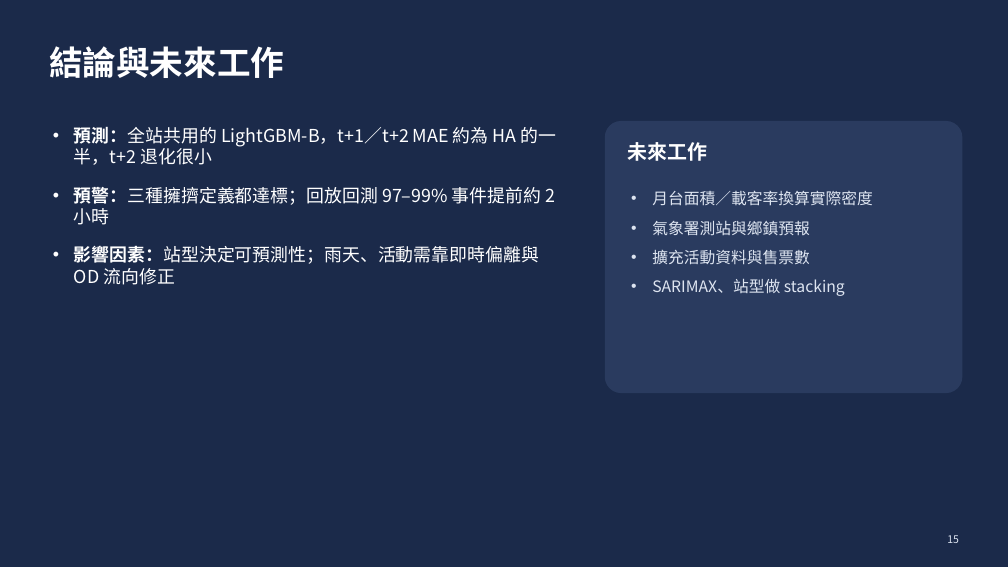
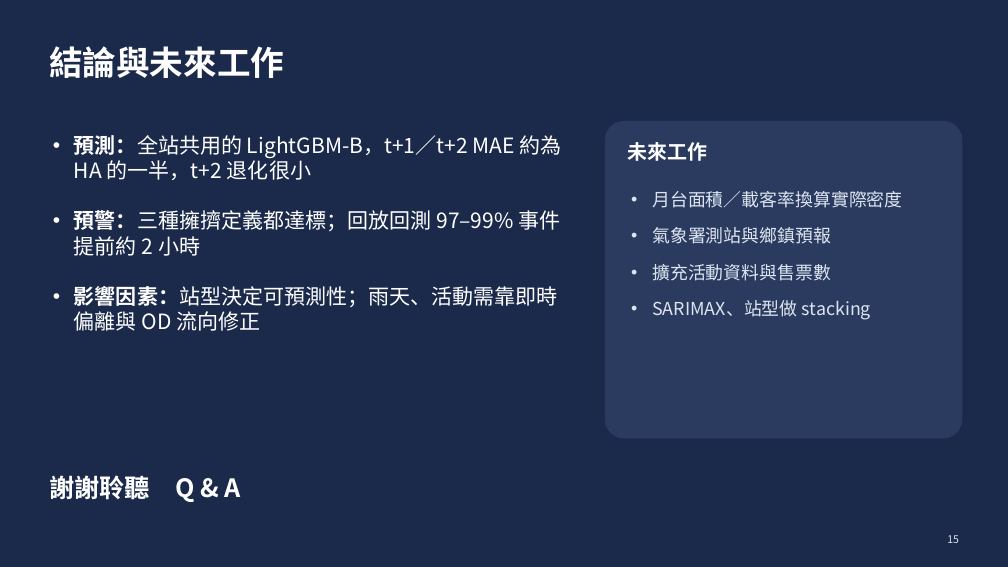
Before and after one commit to ChiJiun/taipei-mrt-crowd-forecast, a slide deck: slide 15 of report/slides.pptx. Drawn at 1008x567 pixels with LibreOffice and Linux fonts; fonts in the diff are those of the drawing. Boxes give left, top, right and bottom in pixels: in the first picture for what was removed or moved away, otherwise in the second. Text is boxed around its words. In the diff, an @@ line names an element or a change of style, - is before the commit and + after.

Commit message:
E: layout fixes - docx column widths and table page breaks; slide spacing, axis baseline, line breaks

```diff
--- a/report/slides.pptx
+++ b/report/slides.pptx
@@ text "預測：全站共用的 LightGBM-B，t+1／t+2 MAE 約為 HA ...": place and size @@
-text "預測：全站共用的 LightGBM-B，t+1／t+2 MAE 約為 HA ..." at box(74, 127, 557, 285)
+text "預測：全站共用的 LightGBM-B，t+1／t+2 MAE 約為 HA ..." at box(74, 135, 562, 331)
@@ text "預測：全站共用的 LightGBM-B，t+1／t+2 MAE 約為 HA ..." at box(74, 135, 562, 331): size 17 to 20 pt; more space between paragraphs @@
@@ rounded rectangle: place and size @@
-rounded rectangle at box(605, 121, 963, 393)
+rounded rectangle at box(605, 121, 963, 439)
@@ text "月台面積／載客率換算實際密度" at box(652, 191, 902, 320): size 15 to 17 pt; more space between paragraphs @@
@@ text added at box(49, 475, 241, 502), 24 pt, text #FFFFFF, bold @@
+謝謝聆聽 Q & A
```
Also in this commit, not shown: 6 other slides changed, 4 other files.
